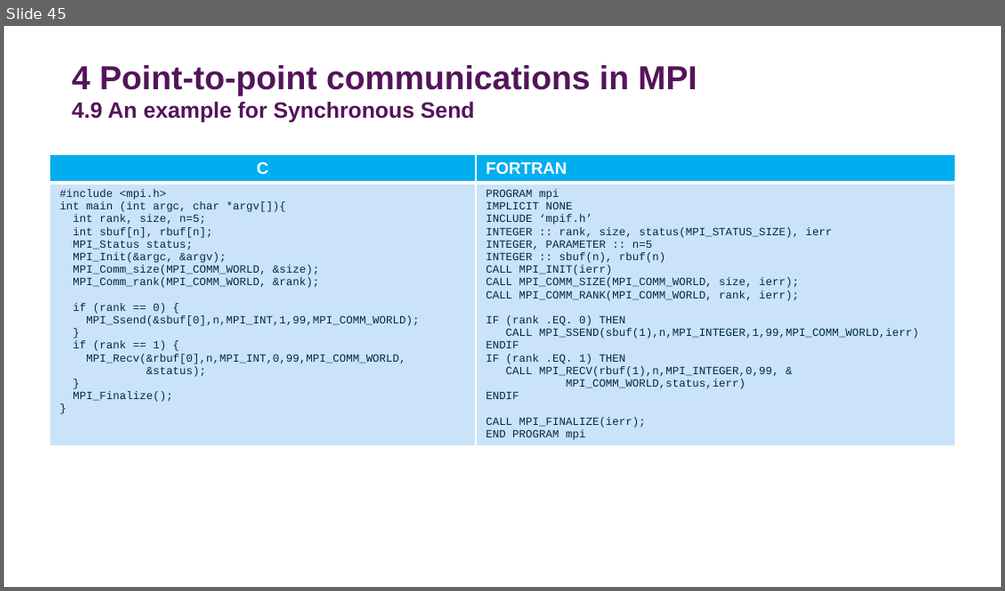
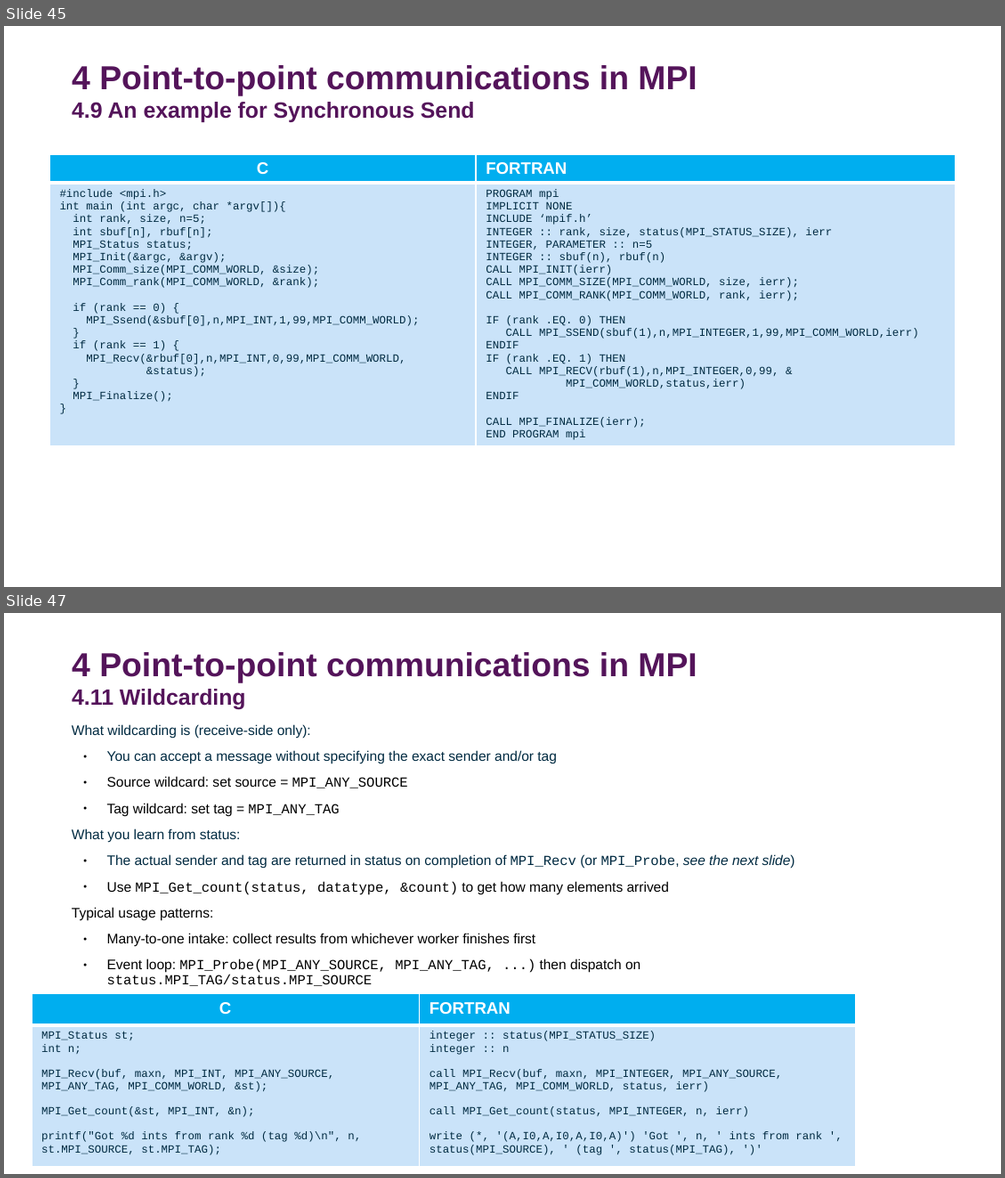
Before and after one commit to DurhamARC-Training/BasicParallelProgramming, a slide deck: OpenMPMPIShortCourse_Autumn2025.odp. Shown one above the other, each under a label of ours: slide 45 before the commit, slides 45 and 47 after it; the slides between them are not shown. The pictures are 1005x591 and 1005x1178 pixels, drawn with LibreOffice and Linux fonts; fonts in the diff are those of the drawing; background and template pictures are left out. Boxes give left, top, right and bottom in pixels: in the first picture for what was removed or moved away, otherwise in the second. Text is boxed around its words. In the diff, an @@ line names an element or a change of style, - is before the commit and + after.

Commit message:
Finalised instructor list; correct paths for OMP examples; add section 4.12 on MPI_Probe

```diff
--- a/OpenMPMPIShortCourse_Autumn2025.odp
+++ b/OpenMPMPIShortCourse_Autumn2025.odp
@@ slide 47 added at (4, 613, 1001, 1174), background #FFFFFF @@
@@ title added at (72, 652, 696, 710), 24 pt, text #54145A, bold @@
+4 Point-to-point communications in MPI
+4.11 Wildcarding
@@ text added at (72, 724, 795, 986), 10 pt, text #000000 @@
+What wildcarding is (receive-side only):
+● You can accept a message without specifying the exact sender and/or tag
+● Source wildcard: set source = MPI_ANY_SOURCE
+● Tag wildcard: set tag = MPI_ANY_TAG
+What you learn from status:
+● The actual sender and tag are returned in status on completion of MPI_Recv (or MPI_Probe, see the next slide)
+● Use MPI_Get_count(status, datatype, &count) to get how many elements arrived
+Typical usage patterns:
+● Many-to-one intake: collect results from whichever worker finishes first
+● Event loop: MPI_Probe(MPI_ANY_SOURCE, MPI_ANY_TAG, ...) then dispatch on status.MPI_TAG/status.MPI_SOURCE
@@ table added at (32, 994, 857, 1167), 2 rows, 2 columns @@
+C | FORTRAN
+MPI_Status st; / int n; / MPI_Recv(buf, maxn, MPI_INT, MPI_ANY_SOURCE, MPI_ANY_TAG, MPI_COMM_WORLD, &st); / MPI_Get_count(&st, MPI_INT, &n); / printf("Got %d ints from rank %d (tag %d)\n", n, st.MPI_SOURCE, st.MPI_TAG); | integer :: status(MPI_STATUS_SIZE) / integer :: n / call MPI_Recv(buf, maxn, MPI_INTEGER, MPI_ANY_SOURCE, MPI_ANY_TAG, MPI_COMM_WORLD, status, ierr) / call MPI_Get_count(status, MPI_INTEGER, n, ierr) / write (*, '(A,I0,A,I0,A,I0,A)') 'Got ', n, ' ints from rank ', status(MPI_SOURCE), ' (tag ', status(MPI_TAG), ')'
```
Also in this commit, not shown: 16 slides changed, 1 other slide added, 1 slide removed, 1 other file.
